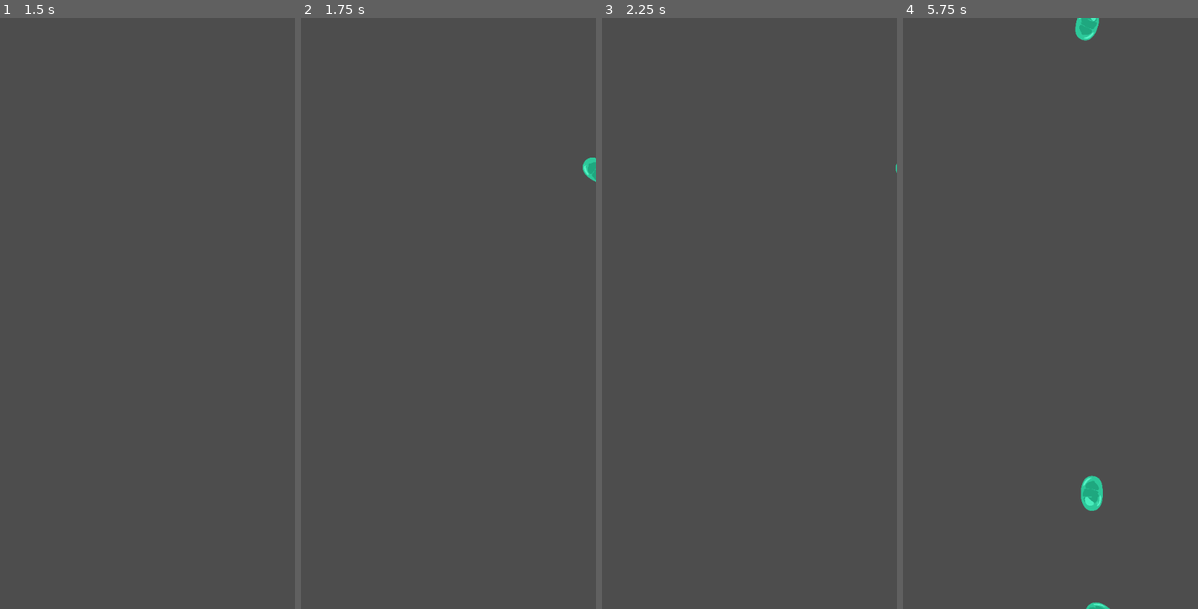
Above: before the commit, frames 1-4 (left to right).
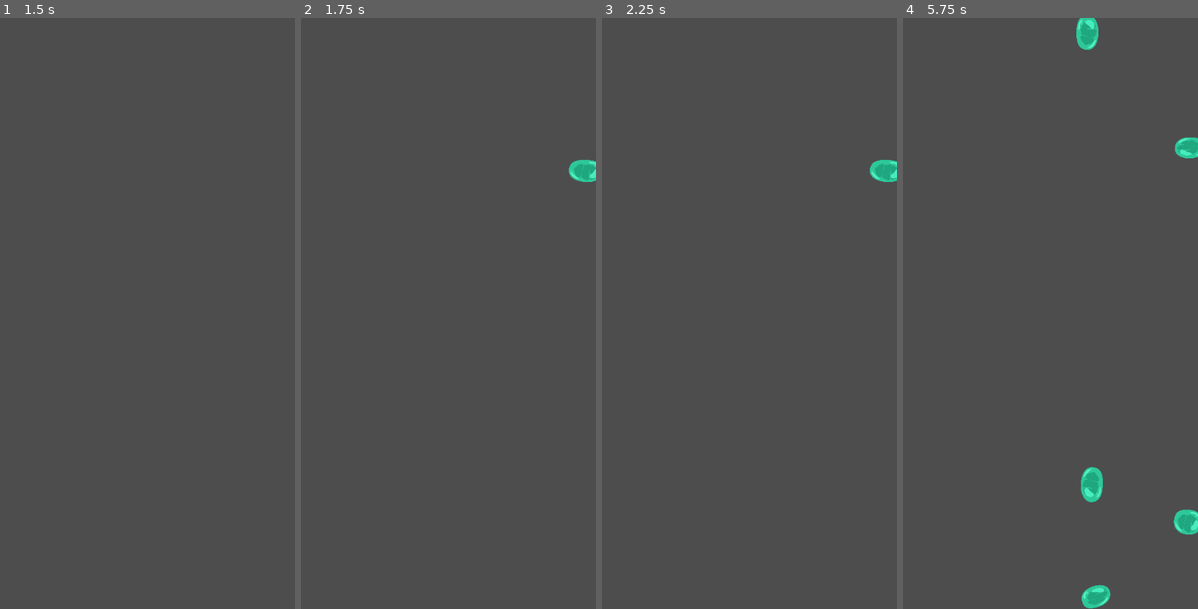
Above: after the commit, the same moments.

Repository: strbtrfll/slumak
Game: Godot game, scene res://Menu.tscn
The game is run twice, just before and just after one commit, with the same random seed, the same clock (stepped at 60 frames per second) and the same inputs.
Inputs:
- Up to frame 1 (1.5 s): click "Start" at 0.5 s; tap Enter at 1.25 s
- Up to frame 2 (1.75 s): no input
- Up to frame 3 (2.25 s): no input
- Up to frame 4 (5.75 s): no input

Frame 1 is identical in both runs. In frame 2, 0.3% of the frame differs, in the area x 90-100%, y 23-28%; in frame 3, 0.3%; in frame 4, 1.5%, in the area x 58-100%, y 0-100%.

Commit message:
Кордони

Diff:
--- a/clizi.tscn
+++ b/clizi.tscn
@@ -38,8 +38,8 @@
 "speed": 5.0
 }]
 
-[sub_resource type="RectangleShape2D" id="RectangleShape2D_ilmiu"]
-size = Vector2(65, 64)
+[sub_resource type="RectangleShape2D" id="RectangleShape2D_j2los"]
+size = Vector2(34, 31)
 
 [node name="Clizi" type="RigidBody2D"]
 mass = 0.01
@@ -52,4 +52,5 @@
 autoplay = "default"
 
 [node name="CollisionShape2D" type="CollisionShape2D" parent="."]
-shape = SubResource("RectangleShape2D_ilmiu")
+position = Vector2(0, -0.5)
+shape = SubResource("RectangleShape2D_j2los")
--- a/main.tscn
+++ b/main.tscn
@@ -8,6 +8,12 @@
 "points": PackedVector2Array(0, 0, 0, 0, 0, 0, 0, 0, 0, 0, 512, 0, 0, 0, 0, 0, 512, 1024, 0, 0, 0, 0, 0, 1024, 0, 0, 0, 0, 0, 0)
 }
 point_count = 5
+
+[sub_resource type="RectangleShape2D" id="RectangleShape2D_mxgg1"]
+size = Vector2(64, 1152)
+
+[sub_resource type="RectangleShape2D" id="RectangleShape2D_qm77u"]
+size = Vector2(640, 64)
 
 [node name="Main" type="Node2D"]
 script = ExtResource("1_2d54m")
@@ -21,4 +27,30 @@
 
 [node name="SlimeSpawnLocation" type="PathFollow2D" parent="SlimePath"]
 
+[node name="Borders" type="BoxContainer" parent="."]
+
+[node name="StaticBody2D" type="StaticBody2D" parent="Borders"]
+
+[node name="CollisionShape2D" type="CollisionShape2D" parent="Borders/StaticBody2D"]
+position = Vector2(-32, 512)
+shape = SubResource("RectangleShape2D_mxgg1")
+
+[node name="StaticBody2D2" type="StaticBody2D" parent="Borders"]
+
+[node name="CollisionShape2D" type="CollisionShape2D" parent="Borders/StaticBody2D2"]
+position = Vector2(544, 512)
+shape = SubResource("RectangleShape2D_mxgg1")
+
+[node name="StaticBody2D3" type="StaticBody2D" parent="Borders"]
+
+[node name="CollisionShape2D" type="CollisionShape2D" parent="Borders/StaticBody2D3"]
+position = Vector2(256, -32)
+shape = SubResource("RectangleShape2D_qm77u")
+
+[node name="StaticBody2D4" type="StaticBody2D" parent="Borders"]
+
+[node name="CollisionShape2D" type="CollisionShape2D" parent="Borders/StaticBody2D4"]
+position = Vector2(256, 1056)
+shape = SubResource("RectangleShape2D_qm77u")
+
 [connection signal="timeout" from="SpawnTimer" to="." method="_on_spawn_timer_timeout"]
Not shown: 1 places in main.tscn that only renumber resources
